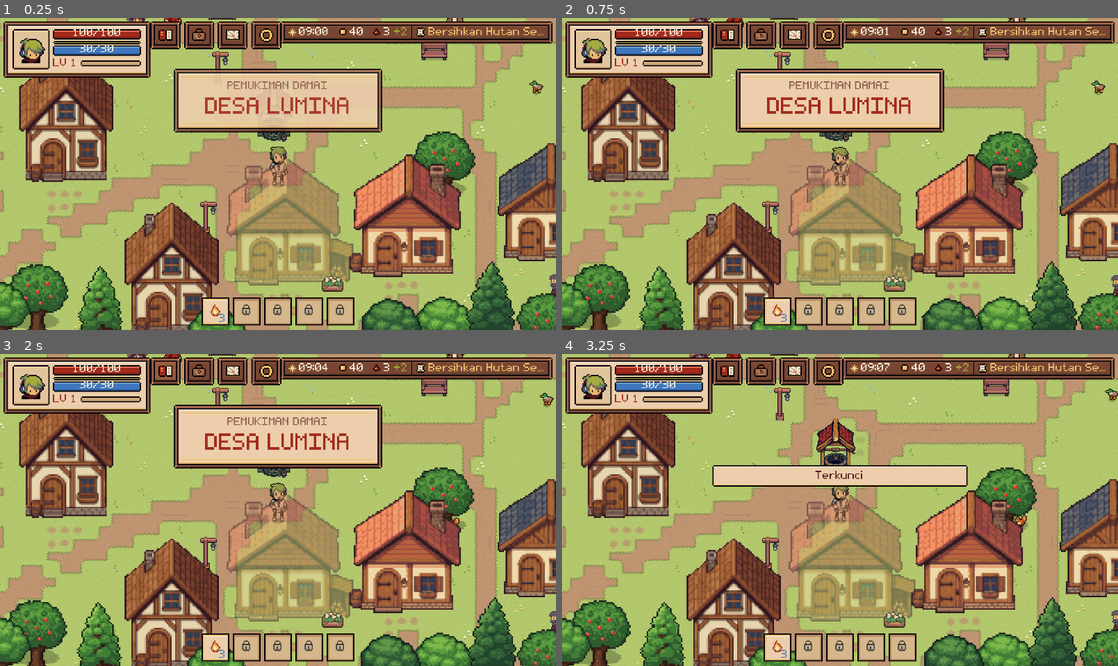
Above: before the commit, frames 1-4 (two rows, left to right).
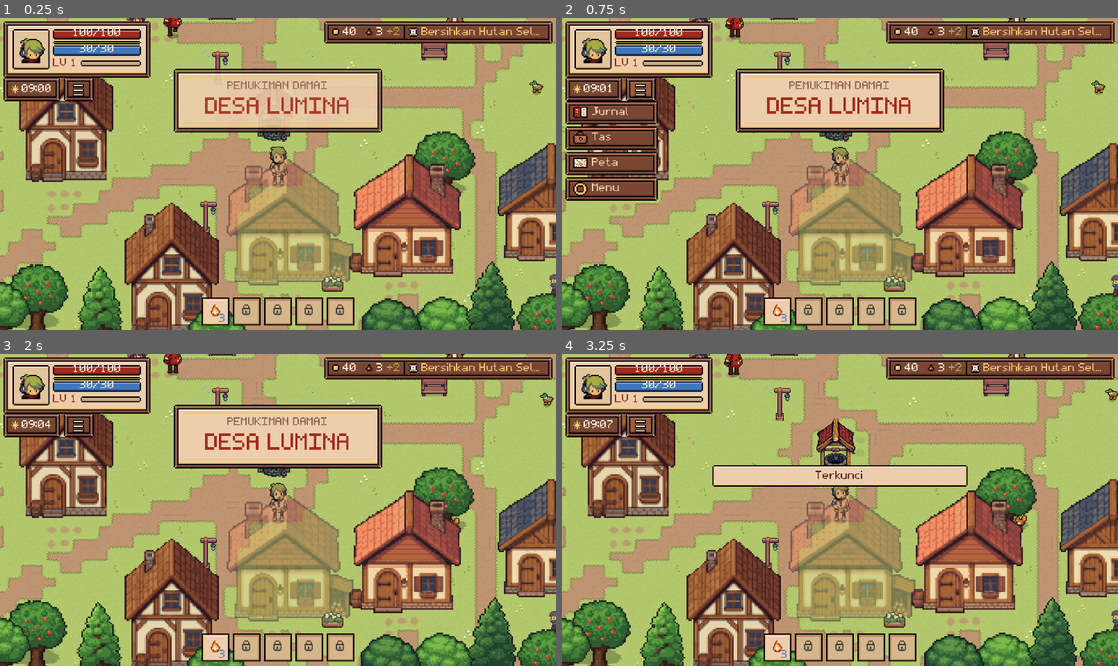
Above: after the commit, the same moments.

Repository: Zeepeline/legend-lumina
Game: Godot game, scene res://main.tscn
Two runs of this game, one before a commit and one after it. Both use one fixed random seed, a clock stepped at 60 frames per second and the inputs below. Sound files missing from this copy of the repository are replaced by a short silence.
Inputs (mouse positions are in pixels of both pictures, inside the frame that each line leads up to; where the layout moved, square brackets give the same spot in the first picture):
- Up to frame 1 (0.25 s): no input
- Up to frame 2 (0.75 s): click (639, 89) at 0.52 s
- Up to frame 3 (2 s): click (50, 447) [166, 372] at 1.25 s
- Up to frame 4 (3.25 s): tap Enter (ui_accept) at 2 s; drag from (840, 647) to (628, 432) at 2.02 s; drag from (728, 525) to (628, 432) at 2.77 s

The runs differ from the first frame. In frame 1, 4.0% of the frame differs, in the area x 0-98%, y 1-27%; in frame 2, 8.5%, in the area x 0-98%, y 1-59%; in frame 3, 4.0%; in frame 4, 4.1%.

Commit message:
HUD: jam pindah ke bawah panel status + tombol menu tunggal yang membuka Jurnal/Tas/Peta/Menu
Co-Authored-By: Claude Opus 5.5 <noreply@anthropic.com>
Claude-Session: https://claude.ai/code/session_013SaXTJuwinpA9vu4txrWbT

Diff:
--- a/godot/tests/_probe_hud.gd
+++ b/godot/tests/_probe_hud.gd
@@ -15,6 +15,9 @@
 	if frame == 330 and OS.get_environment("QUEST") == "1":
 		for n: Node in root.find_children("QuestNameBtn", "", true, false):
 			(n as Button).pressed.emit()
+	if frame == 335 and OS.get_environment("MENUBTN") == "1":
+		for n: Node in root.find_children("MenuToggle", "", true, false):
+			(n as Button).pressed.emit()
 	if frame == 420:
 		root.get_viewport().get_texture().get_image().save_png("/tmp/gt/hud.png")
 		return true
--- a/godot/ui/hud.gd
+++ b/godot/ui/hud.gd
@@ -13,14 +13,16 @@
 @onready var level_label: Label = $StatsPanel/HBox/VBox/ExpRow/LevelLabel
 @onready var exp_bar: HudGradientBar = $StatsPanel/HBox/VBox/ExpRow/ExpBar
 
-@onready var time_icon: HudVectorIcon = $TopRightCapsule/HBox/TimeGroup/TimeIcon
-@onready var time_label: Label = $TopRightCapsule/HBox/TimeGroup/TimeLabel
+@onready var time_icon: HudVectorIcon = $ClockRow/ClockPlank/TimeGroup/TimeIcon
+@onready var time_label: Label = $ClockRow/ClockPlank/TimeGroup/TimeLabel
 @onready var compass_icon: HudVectorIcon = $TopRightCapsule/HBox/CompassIcon
 @onready var compass_label: Label = $TopRightCapsule/HBox/CompassLabel
 @onready var gold_label: Label = $TopRightCapsule/HBox/GoldLabel
 @onready var flask_label: Label = $TopRightCapsule/HBox/FlaskLabel
 @onready var potion_count_label: Label = $TopRightCapsule/HBox/PotionCountLabel
 
+@onready var quick_bar: VBoxContainer = $QuickBar
+@onready var menu_toggle: Button = $ClockRow/MenuToggle
 @onready var journal_button: Button = $QuickBar/JournalButton
 @onready var bag_button: Button = $QuickBar/BagButton
 @onready var map_button: Button = $QuickBar/MapButton
@@ -68,10 +70,12 @@
 	boss_panel.visible = false
 	region_banner.visible = false
 
-	journal_button.tooltip_text = tr("ui_journal")
-	bag_button.tooltip_text = tr("ui_bag")
-	map_button.tooltip_text = tr("ui_map")
-	menu_button.tooltip_text = tr("ui_menu")
+	journal_button.text = tr("ui_journal")
+	bag_button.text = tr("ui_bag")
+	map_button.text = tr("ui_map")
+	menu_button.text = tr("ui_menu")
+	menu_toggle.tooltip_text = tr("ui_menu")
+	menu_toggle.pressed.connect(_toggle_quick_menu)
 	dev_button.visible = false
 	quest_title_label.text = tr("ui_quest_card_title").to_upper()
 
@@ -336,7 +340,14 @@
 		dbg.toggle_open()
 
 
+func _toggle_quick_menu() -> void:
+	quick_bar.visible = not quick_bar.visible
+	if AudioService.ref != null:
+		AudioService.ref.play_ui_id(&"ui_click")
+
+
 func _tap_action(action_name: StringName) -> void:
+	quick_bar.visible = false
 	if AudioService.ref != null:
 		AudioService.ref.play_ui_id(&"ui_click")
 	Input.action_press(action_name)
--- a/godot/ui/hud.tscn
+++ b/godot/ui/hud.tscn
@@ -10,6 +10,7 @@
 [ext_resource type="Texture2D" path="res://assets/art/ui/ic_map.png" id="8_map"]
 [ext_resource type="Texture2D" path="res://assets/art/ui/ic_gear.png" id="9_gear"]
 [ext_resource type="Texture2D" path="res://assets/art/ui/ic_scroll.png" id="10_scroll"]
+[ext_resource type="Texture2D" path="res://assets/art/ui/ic_menu.png" id="11_menu"]
 
 [sub_resource type="AtlasTexture" id="AtlasTexture_face"]
 atlas = ExtResource("5_hero")
@@ -125,55 +126,96 @@
 layout_mode = 0
 mouse_filter = 2
 
-[node name="QuickBar" type="HBoxContainer" parent="."]
+[node name="ClockRow" type="HBoxContainer" parent="."]
 layout_mode = 0
-offset_left = 130.0
-offset_top = 3.0
-offset_right = 235.0
-offset_bottom = 27.0
+offset_left = 3.0
+offset_top = 51.0
+offset_right = 127.0
+offset_bottom = 70.0
 theme_override_constants/separation = 3
 
+[node name="ClockPlank" type="PanelContainer" parent="ClockRow"]
+layout_mode = 2
+mouse_filter = 2
+theme_type_variation = &"PlankPanel"
+
+[node name="TimeGroup" type="HBoxContainer" parent="ClockRow/ClockPlank"]
+layout_mode = 2
+theme_override_constants/separation = 2
+
+[node name="TimeIcon" type="Control" parent="ClockRow/ClockPlank/TimeGroup"]
+custom_minimum_size = Vector2(7, 9)
+layout_mode = 2
+script = ExtResource("4_icon")
+icon_kind = "sun"
+
+[node name="TimeLabel" type="Label" parent="ClockRow/ClockPlank/TimeGroup"]
+layout_mode = 2
+theme_type_variation = &"LightLabel"
+text = "09:00"
+
+[node name="MenuToggle" type="Button" parent="ClockRow"]
+custom_minimum_size = Vector2(19, 19)
+layout_mode = 2
+focus_mode = 0
+icon = ExtResource("11_menu")
+icon_alignment = 1
+
+[node name="QuickBar" type="VBoxContainer" parent="."]
+visible = false
+layout_mode = 0
+offset_left = 3.0
+offset_top = 72.0
+offset_right = 83.0
+offset_bottom = 160.0
+theme_override_constants/separation = 2
+
 [node name="JournalButton" type="Button" parent="QuickBar"]
-custom_minimum_size = Vector2(24, 24)
-layout_mode = 2
-focus_mode = 0
+custom_minimum_size = Vector2(80, 20)
+layout_mode = 2
+focus_mode = 0
+text = "Jurnal"
 icon = ExtResource("6_book")
-icon_alignment = 1
+alignment = 0
 
 [node name="BagButton" type="Button" parent="QuickBar"]
-custom_minimum_size = Vector2(24, 24)
-layout_mode = 2
-focus_mode = 0
+custom_minimum_size = Vector2(80, 20)
+layout_mode = 2
+focus_mode = 0
+text = "Tas"
 icon = ExtResource("7_bag")
-icon_alignment = 1
+alignment = 0
 
 [node name="MapButton" type="Button" parent="QuickBar"]
-custom_minimum_size = Vector2(24, 24)
-layout_mode = 2
-focus_mode = 0
+custom_minimum_size = Vector2(80, 20)
+layout_mode = 2
+focus_mode = 0
+text = "Peta"
 icon = ExtResource("8_map")
-icon_alignment = 1
+alignment = 0
 
 [node name="MenuButton" type="Button" parent="QuickBar"]
-custom_minimum_size = Vector2(24, 24)
-layout_mode = 2
-focus_mode = 0
+custom_minimum_size = Vector2(80, 20)
+layout_mode = 2
+focus_mode = 0
+text = "Menu"
 icon = ExtResource("9_gear")
-icon_alignment = 1
+alignment = 0
 
 [node name="DevButton" type="Button" parent="QuickBar"]
 visible = false
-custom_minimum_size = Vector2(24, 24)
-layout_mode = 2
-focus_mode = 0
-text = "D"
+custom_minimum_size = Vector2(80, 20)
+layout_mode = 2
+focus_mode = 0
+text = "Dev"
+alignment = 0
 
 [node name="TopRightCapsule" type="PanelContainer" parent="."]
 layout_mode = 1
 anchors_preset = 1
 anchor_left = 1.0
 anchor_right = 1.0
-offset_left = -238.0
+offset_left = -200.0
 offset_top = 3.0
 offset_right = -3.0
 offset_bottom = 21.0
@@ -184,21 +226,6 @@
 layout_mode = 2
 theme_override_constants/separation = 3
 
-[node name="TimeGroup" type="HBoxContainer" parent="TopRightCapsule/HBox"]
-layout_mode = 2
-theme_override_constants/separation = 2
-
-[node name="TimeIcon" type="Control" parent="TopRightCapsule/HBox/TimeGroup"]
-custom_minimum_size = Vector2(7, 9)
-layout_mode = 2
-script = ExtResource("4_icon")
-icon_kind = "sun"
-
-[node name="TimeLabel" type="Label" parent="TopRightCapsule/HBox/TimeGroup"]
-layout_mode = 2
-theme_type_variation = &"LightLabel"
-text = "09:00"
-
 [node name="CompassIcon" type="Control" parent="TopRightCapsule/HBox"]
 visible = false
 custom_minimum_size = Vector2(7, 9)
@@ -210,11 +237,6 @@
 visible = false
 layout_mode = 2
 text = "U"
-
-[node name="Gap1" type="Control" parent="TopRightCapsule/HBox"]
-custom_minimum_size = Vector2(3, 0)
-layout_mode = 2
-mouse_filter = 2
 
 [node name="CoinIcon" type="Control" parent="TopRightCapsule/HBox"]
 custom_minimum_size = Vector2(6, 9)
Binary file added: godot/assets/art/ui/ic_menu.png
Not shown, added: godot/assets/art/ui/ic_menu.png.import
Not shown: 1 places in godot/ui/hud.tscn that only renumber resources
Not shown, changed: AGENTS.md
